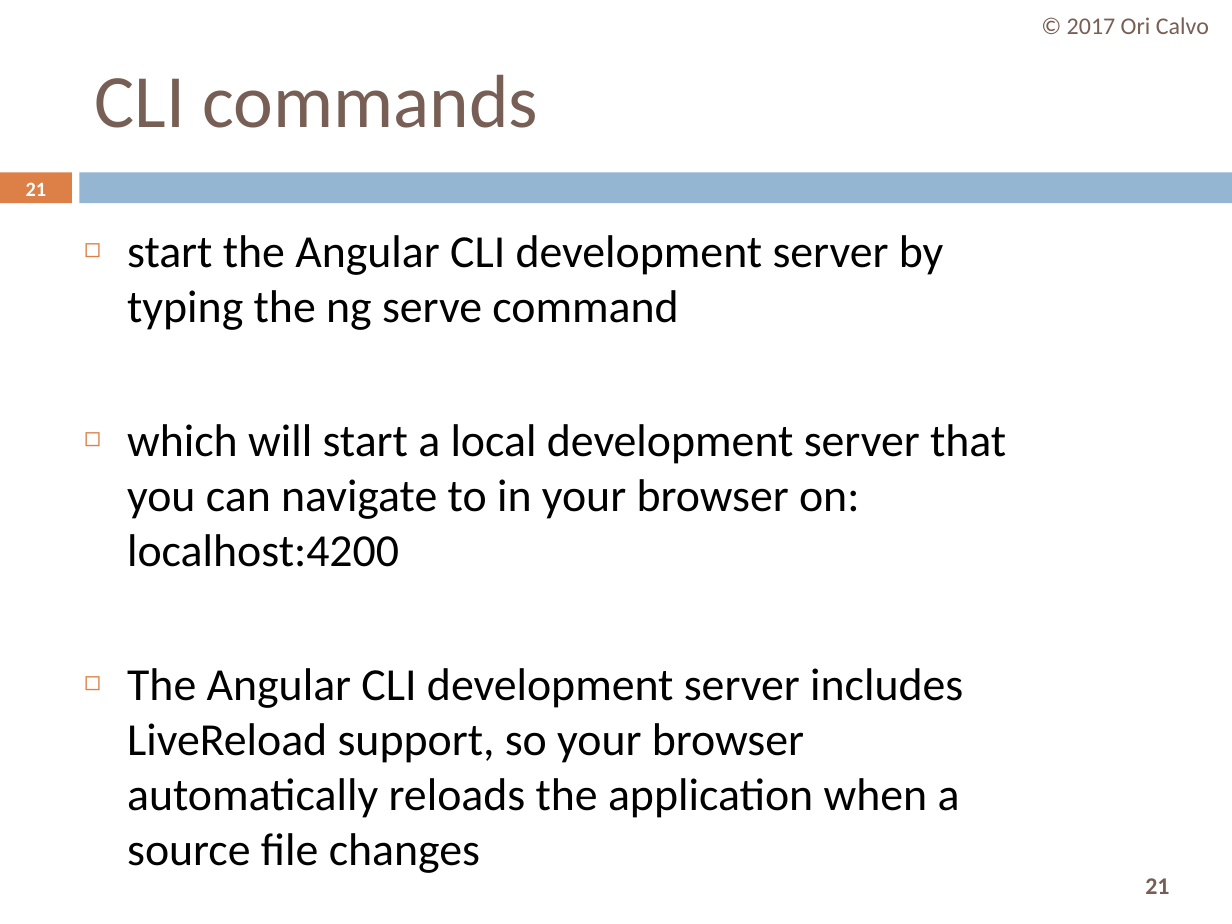
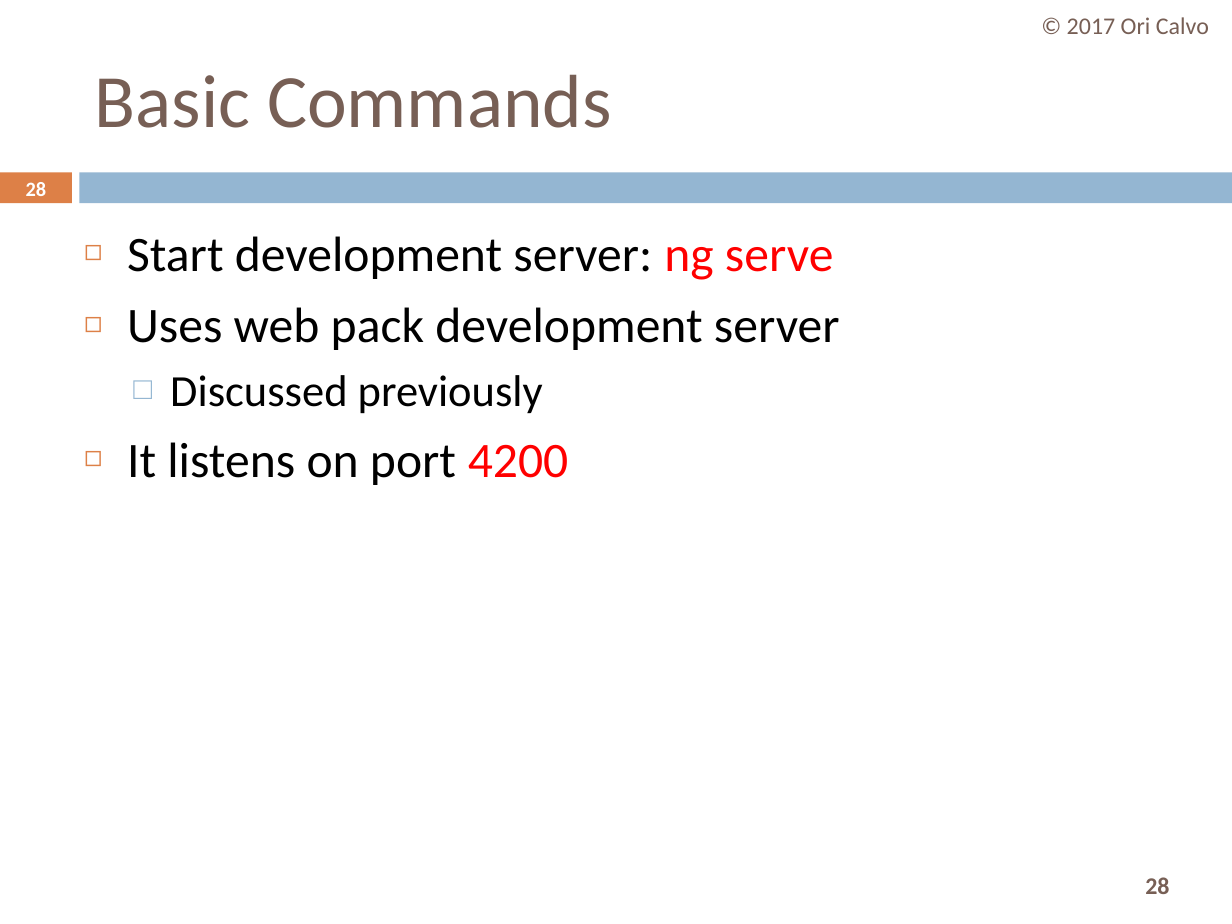
Before and after one commit to oricalvo/course-angular, a slide deck: slide 28 of PPTs/01 Build & Setup.pptx (slide 21 before the commit). Drawn at 1232x924 pixels with LibreOffice and Linux fonts; fonts in the diff are those of the drawing. Boxes give left, top, right and bottom in pixels: in the first picture for what was removed or moved away, otherwise in the second. Text is boxed around its words. In the diff, an @@ line names an element or a change of style, - is before the commit and + after.

```diff
--- a/PPTs/01 Build & Setup.pptx
+++ b/PPTs/01 Build & Setup.pptx
@@ title at bbox=[95, 74, 611, 128]: text changed @@
-CLI commands
+Basic Commands
@@ page number at bbox=[26, 182, 47, 196]: text changed @@
-21
+28
@@ text at bbox=[127, 236, 840, 485]: text changed; size 26.8 to 29 pt @@
-◻ start the Angular CLI development server by typing the ng serve command
-◻ which will start a local development server that you can navigate to in your browser on: localhost:4200
-◻ The Angular CLI development server includes LiveReload support, so your browser automatically reloads the application when a source file changes
+◻ Start development server: ng serve
+◻ Uses web pack development server
+  □ Discussed previously
+◻ It listens on port 4200
@@ page number at bbox=[1145, 877, 1169, 894]: text changed @@
-21
+28
```
Also in this commit, not shown: 10 other slides changed, 5 slides added, 27 slides removed.
